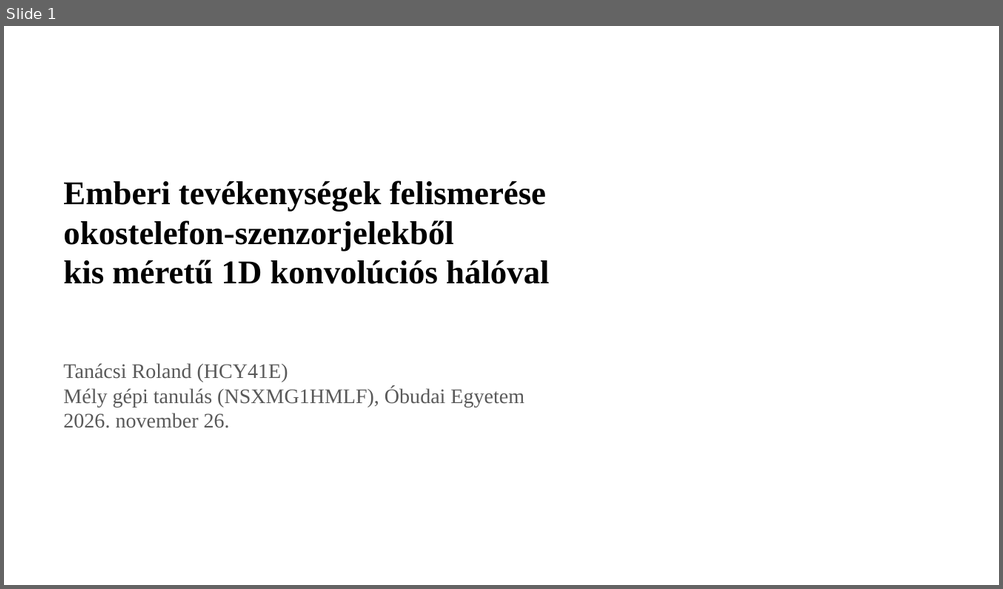
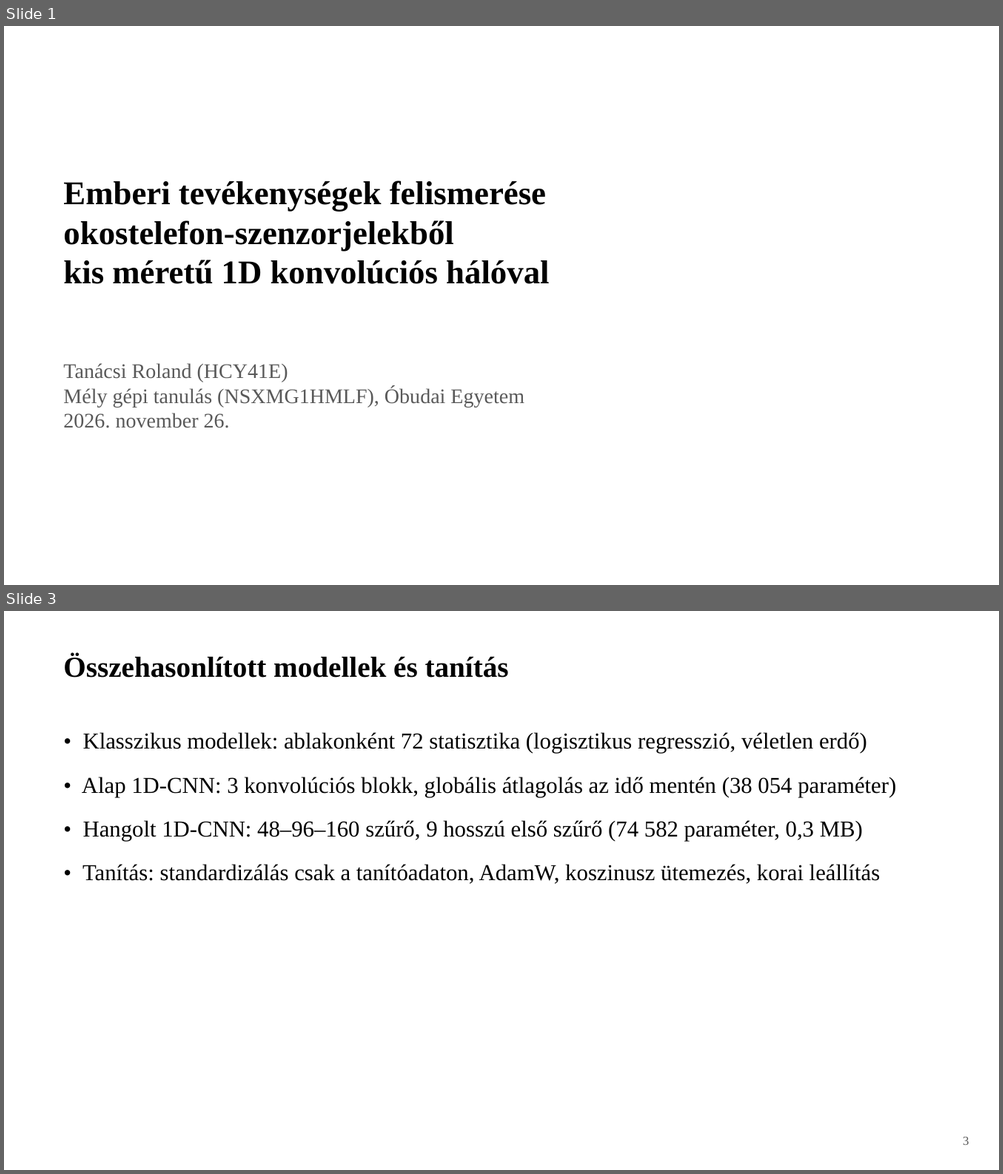
Before and after one commit to tanacsiroland/dl-har-project-hcy41e, a slide deck: docs/prezentacio.pptx. Shown one above the other, each under a label of ours: slide 1 before the commit, slides 1 and 3 after it; the slides between them are not shown. The pictures are 1003x589 and 1003x1174 pixels, drawn with LibreOffice and Linux fonts; fonts in the diff are those of the drawing. Boxes give left, top, right and bottom in pixels: in the first picture for what was removed or moved away, otherwise in the second. Text is boxed around its words. In the diff, an @@ line names an element or a change of style, - is before the commit and + after.

```diff
--- a/docs/prezentacio.pptx
+++ b/docs/prezentacio.pptx
@@ slide 3 added at (4,611,999,1170), background #FFFFFF @@
@@ text added at (63,655,509,678), 28 pt, text #000000, bold @@
+Összehasonlított modellek és tanítás
@@ text added at (82,732,896,884), 22 pt, text #000000 @@
+• Klasszikus modellek: ablakonként 72 statisztika (logisztikus regresszió, véletlen erdő)
+• Alap 1D-CNN: 3 konvolúciós blokk, globális átlagolás az idő mentén (38 054 paraméter)
+• Hangolt 1D-CNN: 48–96–160 szűrő, 9 hosszú első szűrő (74 582 paraméter, 0,3 MB)
+• Tanítás: standardizálás csak a tanítóadaton, AdamW, koszinusz ütemezés, korai leállítás
@@ text added at (962,1137,968,1145), 12 pt, text #595959 @@
+3
```
Also in this commit, not shown: 2 slides changed, 4 other slides added, 1 slide removed, 3 other files.
